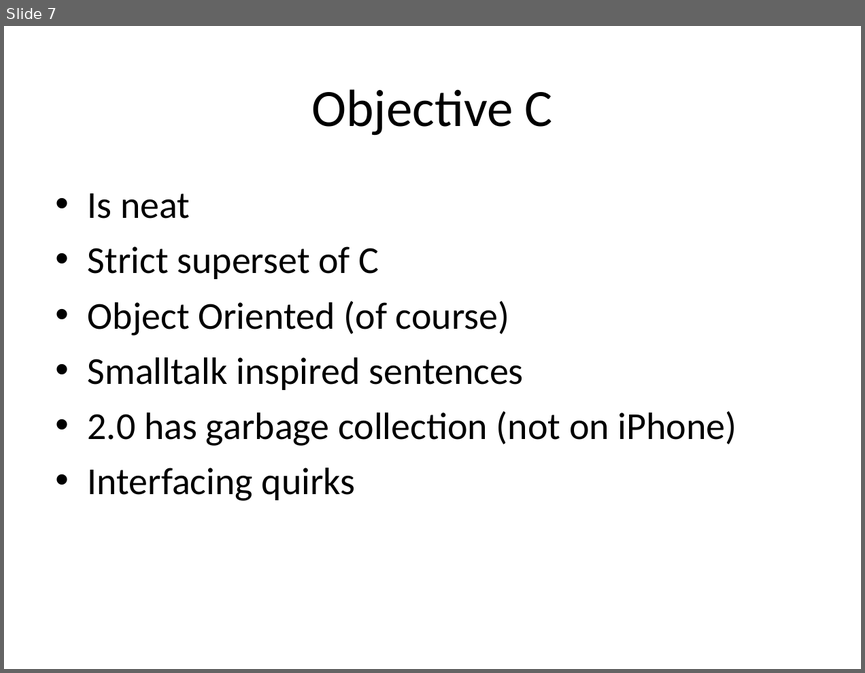
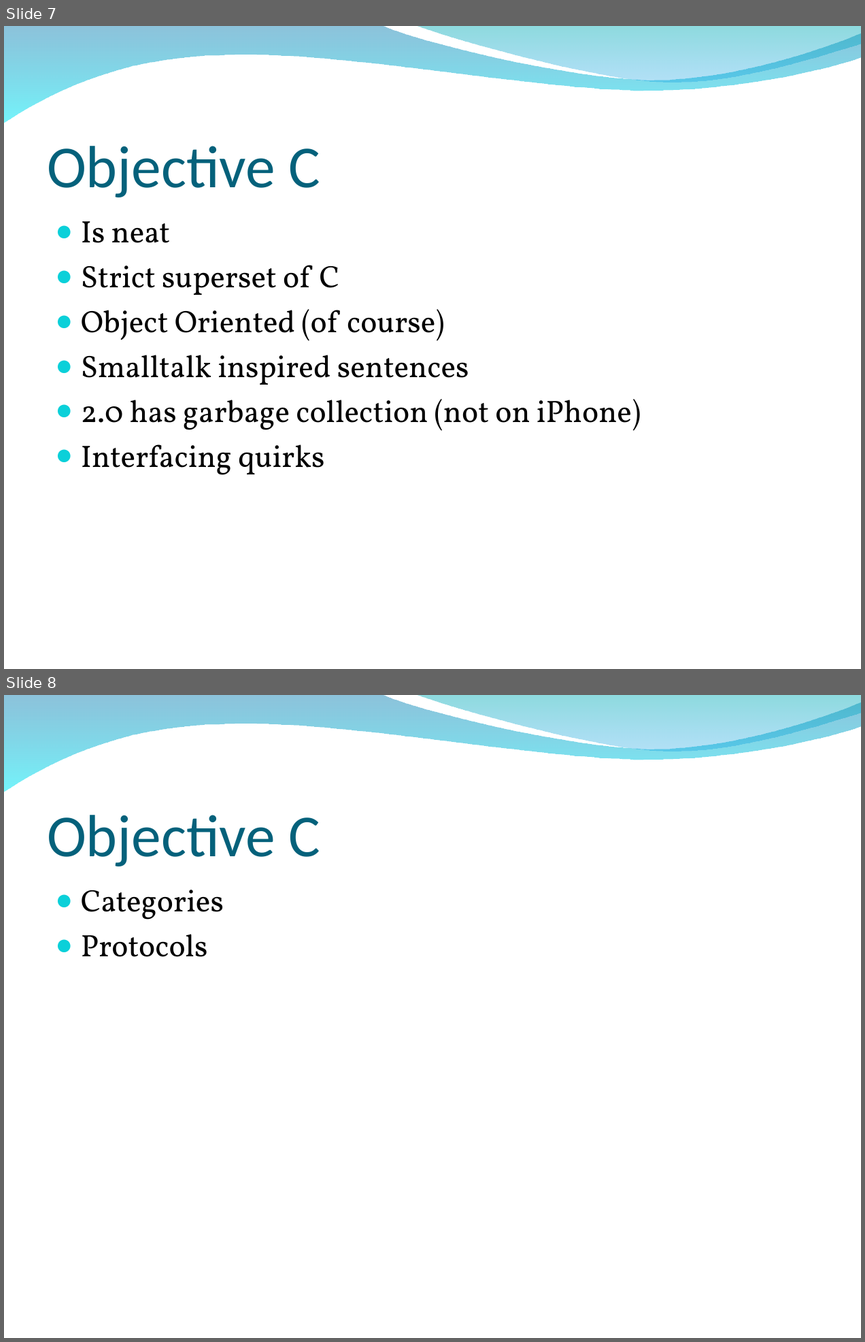
Before and after one commit to allynbauer/Tech-Talk-Cedar-Valley, a slide deck: talks/27Sep2010 - A look at the iPhone/slides/iphone.ppt. Shown one above the other, each under a label of ours: slide 7 before the commit, slides 7 and 8 after it. The pictures are 865x673 and 865x1342 pixels, drawn with LibreOffice and Linux fonts; fonts in the diff are those of the drawing; background and template pictures are left out. Boxes give left, top, right and bottom in pixels: in the first picture for what was removed or moved away, otherwise in the second. Text is boxed around its words. In the diff, an @@ line names an element or a change of style, - is before the commit and + after.

```diff
--- a/talks/27Sep2010 - A look at the iPhone/slides/iphone.ppt
+++ b/talks/27Sep2010 - A look at the iPhone/slides/iphone.ppt
@@ slide 8 added at (4,695,861,1338), background picture (left out); not listed: 2 template elements that a slide beside it also shows @@
@@ title added at (47,815,321,866), 50 pt, text #04617B @@
+Objective C
@@ text added at (81,889,224,957), 26 pt, text #000000 @@
+● Categories
+● Protocols
@@ slide 7 changed as well @@
@@ freeform shape added at (4,26,861,123), fill gradient #0079AF to #00EBF8 @@
@@ freeform shape added at (415,26,861,85), fill gradient #00ADB6 to #009BE5 @@
@@ title "Objective C": place and size @@
-title "Objective C" at (312,89,553,135)
+title "Objective C" at (47,146,321,197)
@@ title "Objective C" at (47,146,321,197): size 44 to 50 pt, text colour #000000 to #04617B; alignment centre to left; vertical alignment middle to bottom @@
@@ text "Is neat": place and size @@
-text "Is neat" at (88,193,737,501)
+text "Is neat" at (81,221,640,475)
@@ text "Is neat" at (81,221,640,475): size 32 to 26 pt, font Calibri to Vollkorn; bullet • to ●; less space between paragraphs; bullet colour #000000 to #0BD0D9 @@
```
Also in this commit, not shown: 8 other slides changed.
